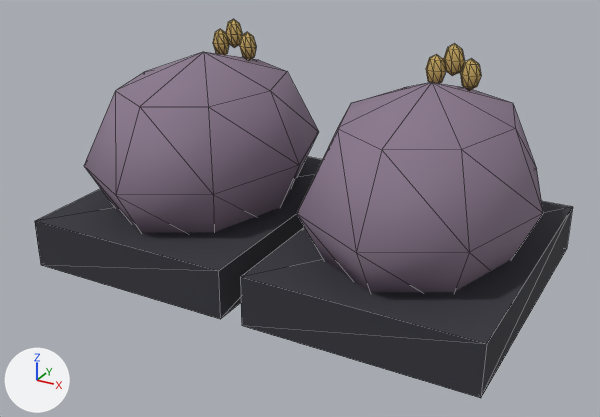
The glTF model public/assets/island/characters/wear/x2_shoes_forest_tone_low.glb, before and after one commit.
One viewpoint serves both versions: a 50 mm lens placed at (8191.981, -7252.317, -133.758), pointed at (8191.496, -7251.435, -134.199). Arrows for +X, +Y and +Z are at lower left; the lights stay in place. The picture after the commit comes second. Mesh edges are drawn as thin lines. Where no turn or scale is listed for an object, it has been applied to the vertices. Vertices at exactly the same position are counted once.
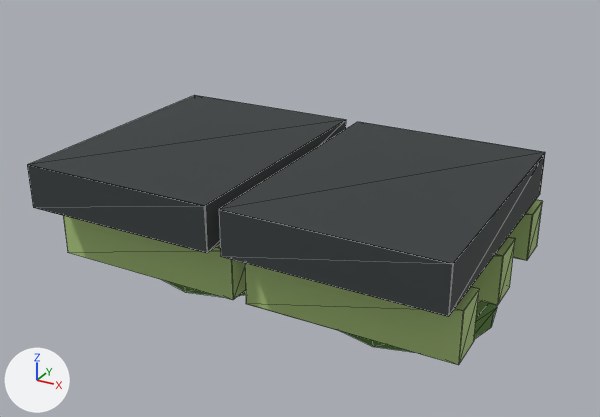
The newer file is also rescaled (x1.089), turned or shifted as a whole; pictures and numbers use the older file's frame.

The change, as a diff of the scene's bpy script:
```diff
--- a/public/assets/island/characters/wear/x2_shoes_forest_tone_low.glb.py
+++ b/public/assets/island/characters/wear/x2_shoes_forest_tone_low.glb.py
@@ mat_primary @@
 mat_primary = principled_material('primary')
-mat_primary.base_color = (0.254, 0.188, 0.266)  # grey #8a788d
+mat_primary.base_color = (0.0887, 0.202, 0.0369)  # dark green #547c36
 mat_primary.roughness = 0.96
@@ mat_footwear_fixed_palette @@
+mat_footwear_fixed_palette = bpy.data.materials.new('Footwear fixed palette')
+mat_footwear_fixed_palette.use_nodes = True; mat_footwear_fixed_palette.node_tree.nodes.clear()
+_N = mat_footwear_fixed_palette.node_tree.nodes; _L = mat_footwear_fixed_palette.node_tree.links
+n0 = _N.new('ShaderNodeBsdfPrincipled'); n0.name = 'Principled BSDF'
+n0.inputs[2].default_value = 0.78  # 'Roughness'
+n1 = _N.new('ShaderNodeOutputMaterial'); n1.name = 'Material Output'
+n2 = _N.new('ShaderNodeVertexColor'); n2.name = 'Color Attribute'
+_L.new(n0.outputs[0], n1.inputs[0])  # 'BSDF' to 'Surface'
+_L.new(n2.outputs[0], n0.inputs[0])  # 'Color' to 'Base Color'
@@ me_mesh_0 @@
 # used by ob_mesh_0; location = (0.0, 0.0, 0.0)
-me_mesh_0.from_pydata(...)  # 224 vertices, 408 faces; spans x 8191.194..8191.805, y -7251.611..-7251.221, z -134.282..-133.981
-me_mesh_0.materials.append(mat_primary)  # grey #8a788d
-me_mesh_0.materials.append(mat_fixed)
+me_mesh_0.from_pydata(...)  # 192 vertices, 352 faces; spans x 8191.194..8191.764, y -7251.611..-7251.221, z -134.282..-134.134
+# me_mesh_0 part 1: a new loose piece of 24 vertices spanning x 8191.194..8191.47, y -7251.611..-7251.244, z -134.194..-134.134, in mat_footwear_fixed_palette
+# me_mesh_0 part 2: a new loose piece of 24 vertices spanning x 8191.488..8191.764, y -7251.611..-7251.244, z -134.194..-134.134, in mat_footwear_fixed_palette
+# me_mesh_0 part 3: a new loose piece of 24 vertices spanning x 8191.488..8191.764, y -7251.56..-7251.505, z -134.282..-134.213, in mat_footwear_fixed_palette
+# me_mesh_0 part 4: a new loose piece of 24 vertices spanning x 8191.488..8191.764, y -7251.414..-7251.358, z -134.282..-134.213, in mat_footwear_fixed_palette
+# me_mesh_0 part 5: a new loose piece of 24 vertices spanning x 8191.488..8191.764, y -7251.275..-7251.221, z -134.282..-134.213, in mat_footwear_fixed_palette
+# me_mesh_0 part 6: 6 loose pieces with 156 vertices, spanning x 8191.303..8191.696, y -7251.35..-7251.332, z -134.037..-133.981, are deleted
+# me_mesh_0 part 7
+# 58 vertices are removed from x 8191.194..8191.805, y -7251.611..-7251.221, z -134.278..-134.012
+# 120 faces are deleted
+# 10 vertices move from x 8191.194..8191.805, y -7251.611..-7251.221, z -134.282..-134.213 to x 8191.194..8191.47, y -7251.56..-7251.505, z -134.282..-134.213
+# 14 vertices are added at x 8191.194..8191.47, y -7251.56..-7251.505, z -134.282..-134.213
+# 44 new faces join them
+# me_mesh_0 part 8: 1 kept faces spanning x 8191.469..8191.47, y -7251.505, z -134.213 get new vertex colours; the middle colour goes from dark grey #35353d to green #aac57c
+# me_mesh_0 part 9: 1 face spanning x 8191.469..8191.47, y -7251.505, z -134.213 switches from mat_fixed to mat_footwear_fixed_palette
+# other edits to the shape of me_mesh_0 do not show in these pictures
+me_mesh_0.materials.append(mat_footwear_fixed_palette)
@@ me_mesh_1 @@
+me_mesh_1.from_pydata(...)  # 72 vertices, 96 faces; spans x 7522.724..7523.275, y 6673.5..6673.758, z 278.854..278.918
+me_mesh_1.materials.append(mat_primary)  # dark green #547c36
@@ ob_mesh_1 @@
+ob_mesh_1 = bpy.data.objects.new('Mesh_1', me_mesh_1)
+ob_mesh_1.location = (668.48, -13924.987, -413.202)
```

Where the change shows, as pixel boxes [x1, y1, x2, y2] in the pictures (600 x 417 px):
'Mesh_0', recoloured, reshaped (29% shorter): before [34, 19, 573, 398]; after [27, 95, 545, 365]
'Mesh_1', added (mostly hidden): after [163, 280, 498, 352]
part 1 of me_mesh_0, added: after [27, 95, 346, 253]
part 2 of me_mesh_0, added: after [219, 122, 545, 317]
part 3 of me_mesh_0, added (green): after [245, 263, 480, 365]
part 4 of me_mesh_0, added (green): after [471, 237, 515, 305]
part 5 of me_mesh_0, added (green): after [508, 200, 542, 261]
part 6 of me_mesh_0, deleted: before [213, 19, 481, 91]
part 7 of me_mesh_0, cut back: before [34, 52, 573, 398]; after [63, 216, 246, 300]
part 8 of me_mesh_0, recoloured: before [36, 157, 322, 221]
part 9 of me_mesh_0, recoloured: before [36, 157, 322, 221]
